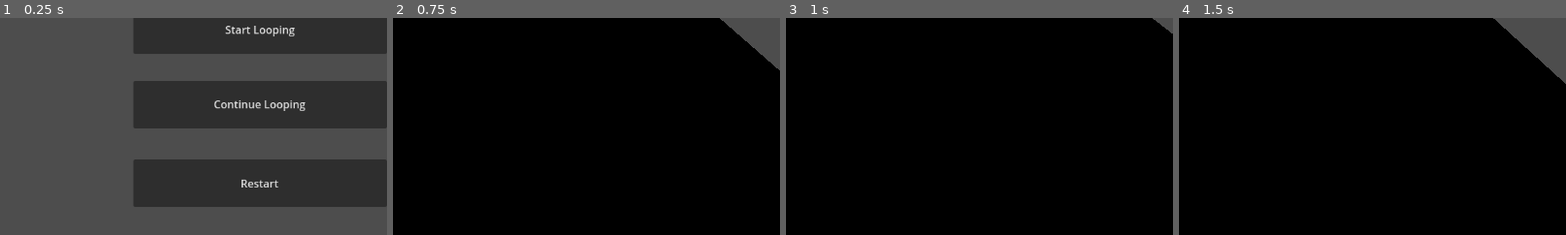
Above: before the commit, frames 1-4 (left to right).
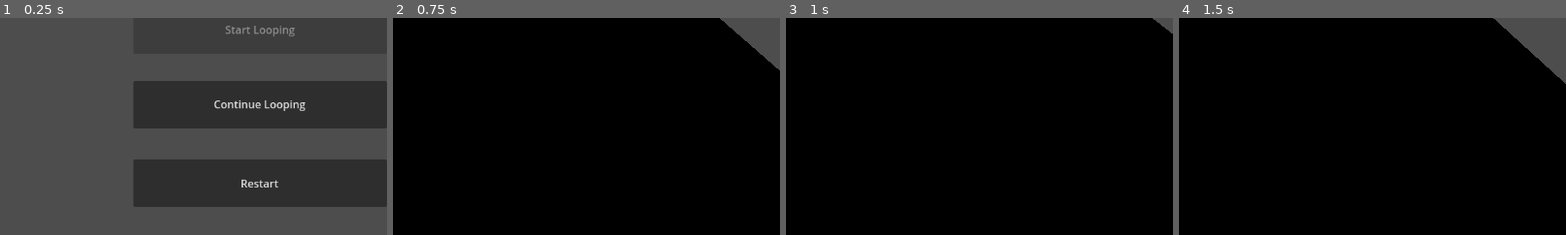
Above: after the commit, the same moments.

Repository: AlexTheAccount/Loop
Game: Godot game, scene res://PackedScenes/Main Menu.tscn
Same seed, same stepped clock (60 frames per second), same inputs: the game is played once before the commit and once after it.
Inputs (mouse positions are % of the whole screen's width and height, from its top left):
- Up to frame 1 (0.25 s): no input
- Up to frame 2 (0.75 s): click "Restart" at 0.5 s
- Up to frame 3 (1 s): no input
- Up to frame 4 (1.5 s): tap Enter (ui_accept) at 1.25 s; move the mouse to (45, 70) at 1.27 s; press the mouse at (45, 70) at 1.28 s; hold Up (ui_up) from 1.28 s (still down)
The pictures show only the part of the screen within x 50-100%, y 3-53%; the shares and areas given below are measured in that part.

The runs differ from the first frame. In frame 1, 0.2% of the frame differs, in the area x 58-77%, y 3-9%; in frame 2, nothing differs; in frame 3, nothing differs; in frame 4, nothing differs.

Commit message:
created save system

Diff:
--- a/Scripts/GlobalData.gd
+++ b/Scripts/GlobalData.gd
@@ -3,7 +3,16 @@
 var loopNum = 0
 
 func SaveData():
+	var file = FileAccess.open("GameData", FileAccess.WRITE)
+	file.store_var(loopNum)
+	file.close()
 	pass
 
 func LoadData():
+	if FileAccess.file_exists("GameData"):
+		var file = FileAccess.open("GameData", FileAccess.READ)
+		loopNum = file.get_var()
+		file.close()
+	else:
+		SaveData()
 	pass
--- a/Scripts/MMControl.gd
+++ b/Scripts/MMControl.gd
@@ -12,6 +12,7 @@
 
 # Called when the node enters the scene tree for the first time.
 func _ready() -> void:
+	GlobalData.LoadData()
 	startNode = get_node("Start")
 	continueNode = get_node("Continue")
 	restartNode = get_node("Restart")
@@ -36,8 +37,12 @@
 	creditsNode.visible = not creditsNode.visible
 	quitNode.visible = not quitNode.visible
 
+	if GlobalData.loopNum > 0:
+		startNode.disabled = true
+
 func _on_start_button_up() -> void:
 	GlobalData.loopNum = 1
+	GlobalData.SaveData()
 	ToggleAll()
 	var addedLevel = levelLoad.instantiate()
 	add_child(addedLevel)
@@ -45,6 +50,7 @@
 
 func _on_continue_button_up() -> void:
 	GlobalData.loopNum += 1
+	GlobalData.SaveData()
 	ToggleAll()
 	var addedLevel = levelLoad.instantiate()
 	add_child(addedLevel)
@@ -53,6 +59,7 @@
 
 func _on_restart_button_up() -> void:
 	GlobalData.loopNum = 1
+	GlobalData.SaveData()
 	ToggleAll()
 	var addedLevel = levelLoad.instantiate()
 	add_child(addedLevel)
Not shown, added: GameData
